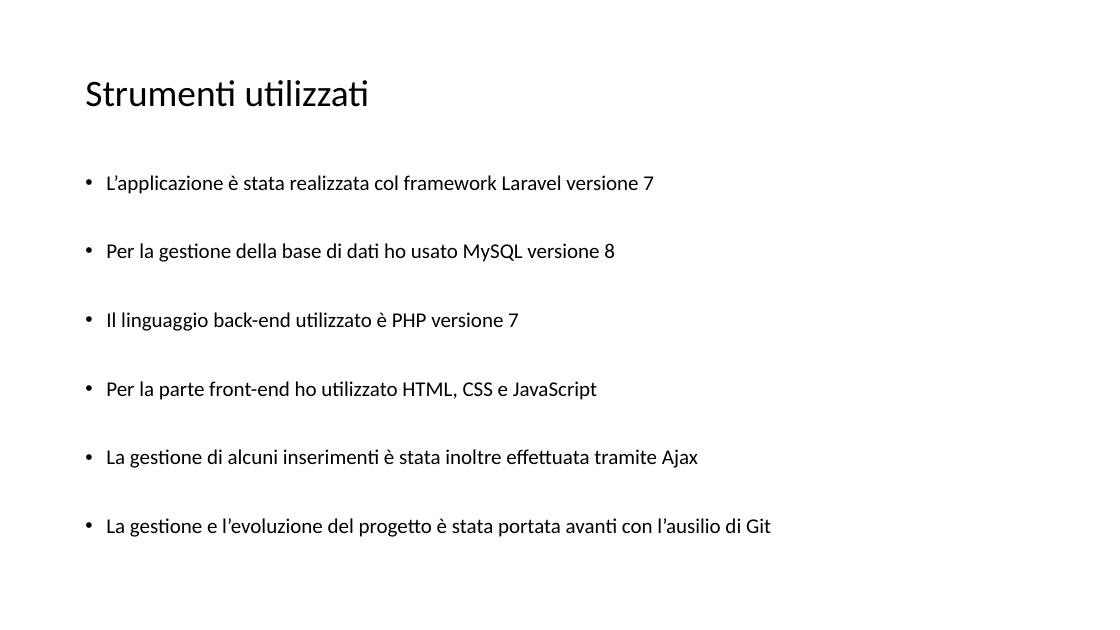
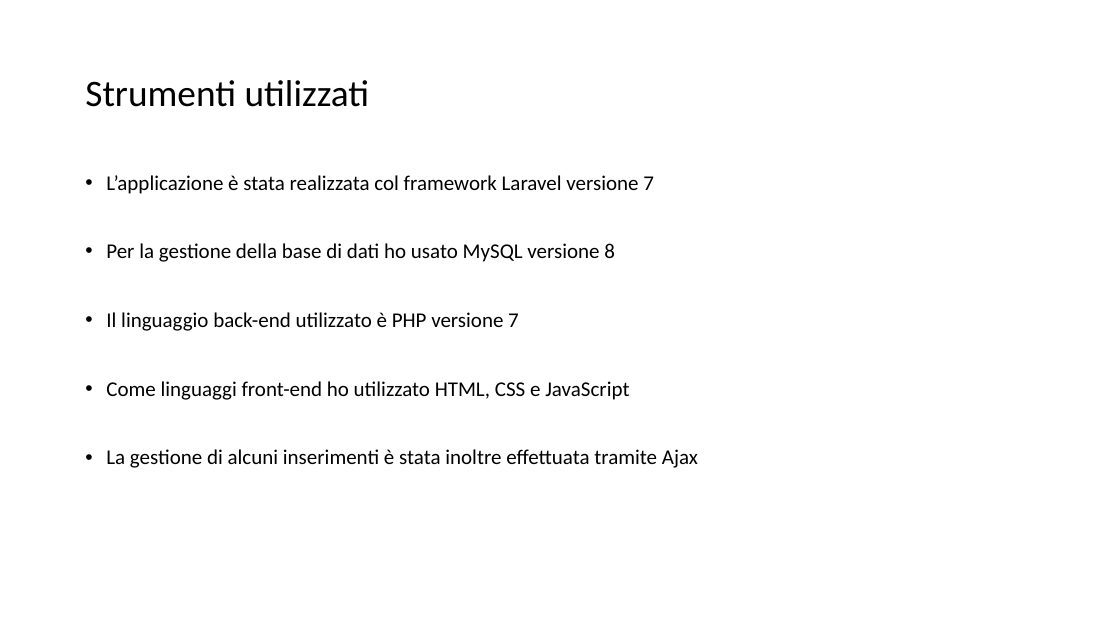
Before and after one commit to Ch3n99/Tecnologie_web, a slide deck: slide 7 of tw.pptx. Drawn at 1120x630 pixels with LibreOffice and Linux fonts; fonts in the diff are those of the drawing. Boxes give left, top, right and bottom in pixels: in the first picture for what was removed or moved away, otherwise in the second. Text is boxed around its words. In the diff, an @@ line names an element or a change of style, - is before the commit and + after.

```diff
--- a/tw.pptx
+++ b/tw.pptx
@@ text at bbox=[106, 381, 629, 400]: text changed @@
-• Per la parte front-end ho utilizzato HTML, CSS e JavaScript
+• Come linguaggi front-end ho utilizzato HTML, CSS e JavaScript
@@ text at bbox=[106, 518, 771, 537]: paragraph removed @@
-• La gestione e l’evoluzione del progetto è stata portata avanti con l’ausilio di Git
```
Also in this commit, not shown: 3 other slides changed, 17 other files.
